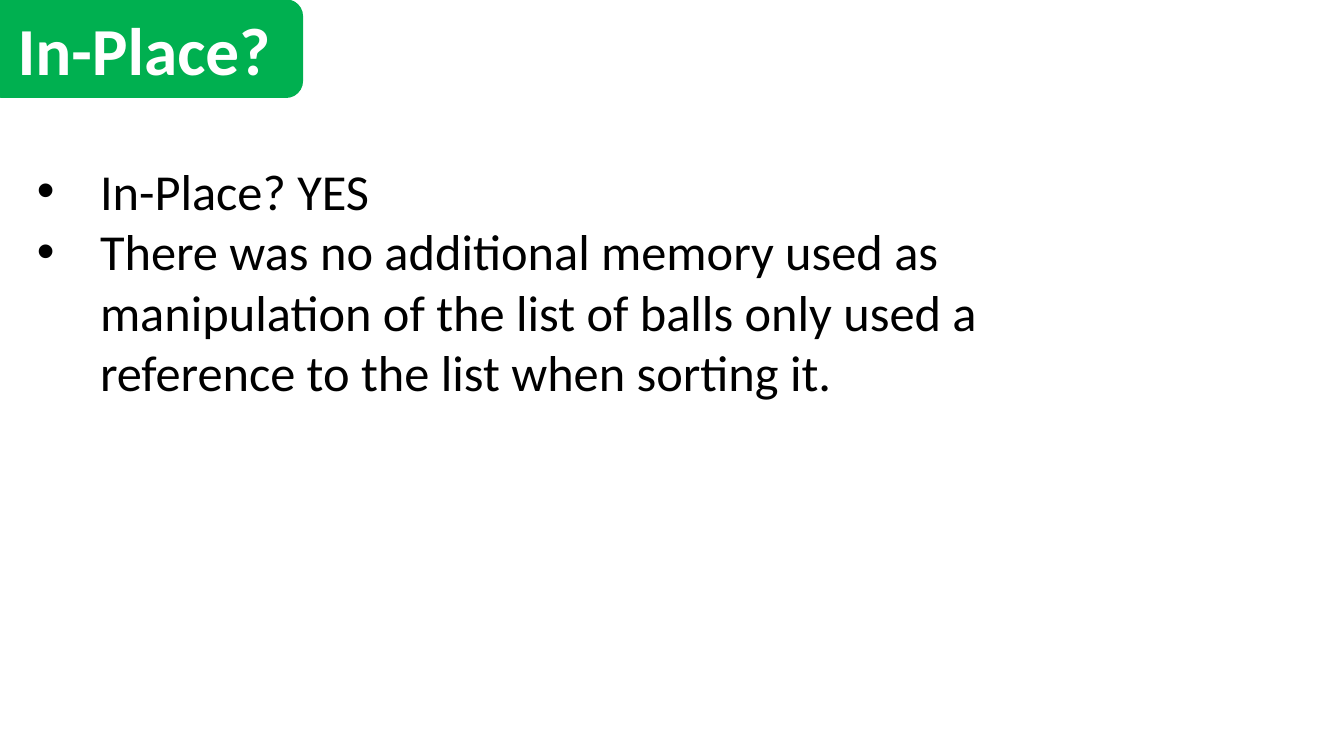
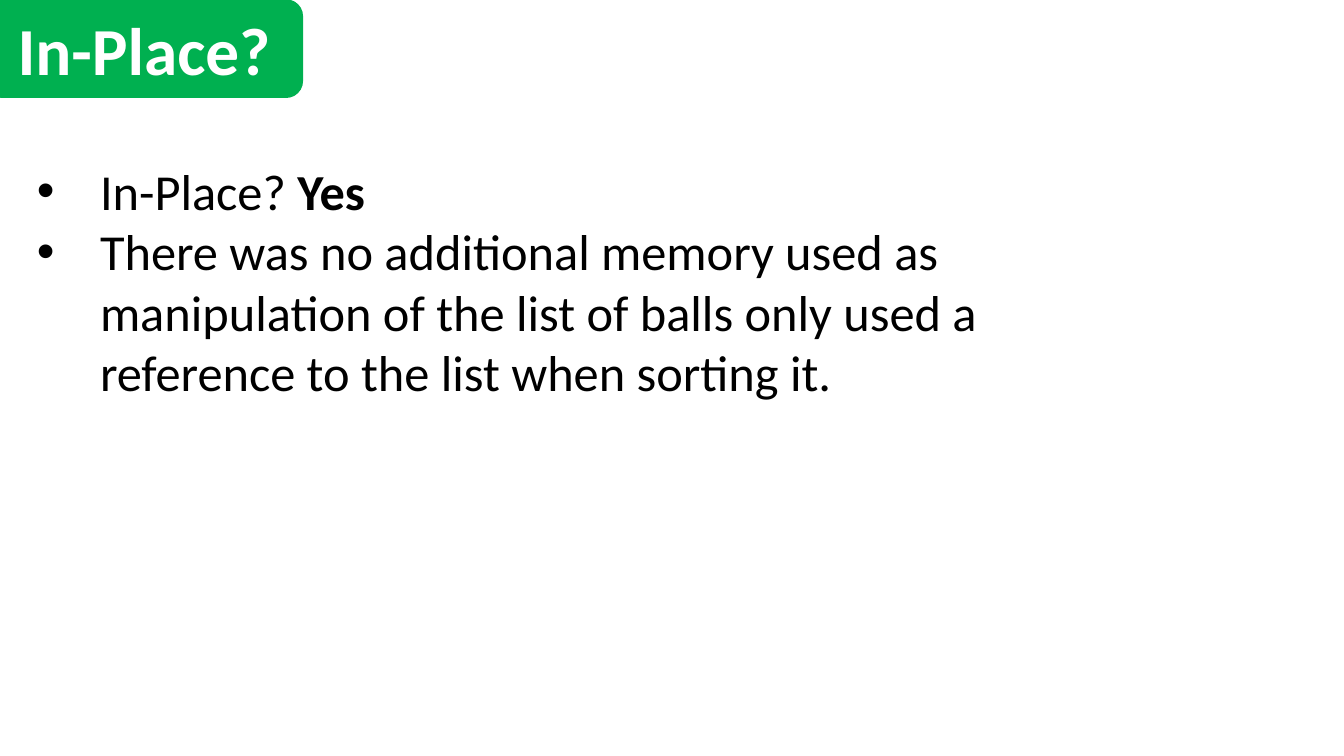
Before and after one commit to lucas-two/Ball-Picker-Algorithm, a slide deck: slide 24 of s5132841_Algorithm_Assignment_2.pptx. Drawn at 1344x756 pixels with LibreOffice and Linux fonts; fonts in the diff are those of the drawing. Boxes give left, top, right and bottom in pixels: in the first picture for what was removed or moved away, otherwise in the second. Text is boxed around its words. In the diff, an @@ line names an element or a change of style, - is before the commit and + after.

```diff
--- a/s5132841_Algorithm_Assignment_2.pptx
+++ b/s5132841_Algorithm_Assignment_2.pptx
@@ text at (100, 175, 365, 211): text changed @@
-• In-Place? YES
+• In-Place? Yes
```
Also in this commit, not shown: 3 other slides changed, 2 other files.
